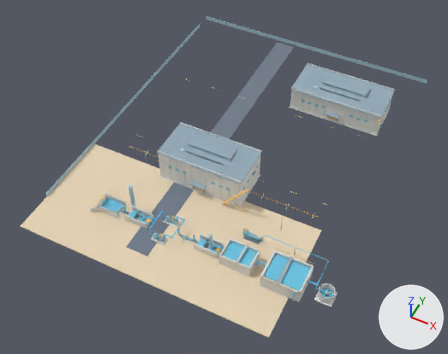
What one commit did to the glTF model examples/m1/assets/wastewater-plant/tiled/coarse/group-root-0-0-0.glb.
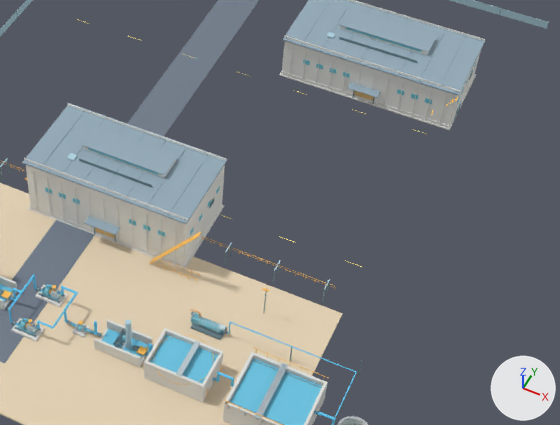
Each version is shown whole from a 50 mm camera at (98.5, -146.9, 164.7) aimed at (31.2, -12.4, -3.5), then close up on the part from 32% to 97% of the width and 19% to 81% of the height. The lights are fixed; the arrows at lower right show +X, +Y and +Z. The older version's two pictures come first. Vertices at exactly the same position are counted once.

Objects in the first close-up: 'render-batch-0', 'render-batch-1', 'render-batch-10', 'render-batch-12', 'render-batch-13', 'render-batch-17', 'render-batch-18', 'render-batch-2', 'render-batch-4', 'render-batch-5', 'render-batch-7', 'render-batch-8' and 6 more.
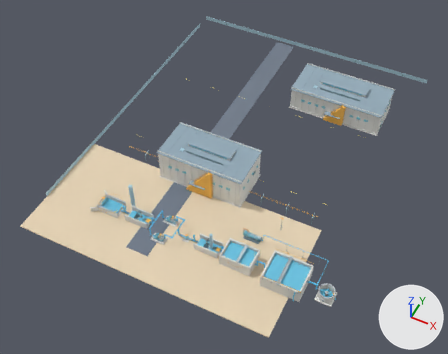
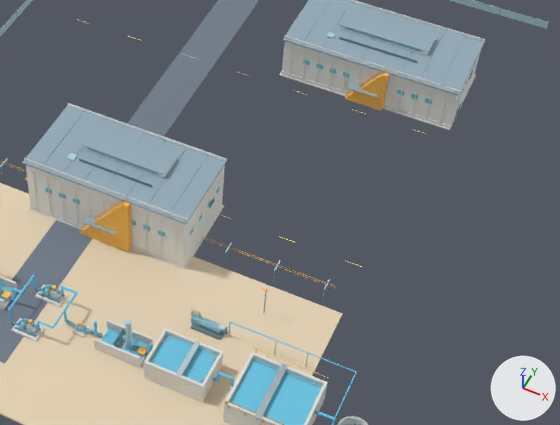
What differs and where, as boxes [x1, y1, x2, y2] in the close-ups (560 x 425 px):
'render-batch-18', reshaped: before [0, 97, 458, 425]; after [0, 67, 389, 425]
part 1 of me_mesh_18, deleted: before [150, 97, 458, 282]
part 2 of me_mesh_18, added (orange): after [80, 196, 132, 252]
part 3 of me_mesh_18, added (orange): after [345, 67, 389, 111]

The change in detail:
me_mesh_18 is used by ob_render_batch_18; location (0.0, 0.0, 0.0).
me_mesh_18 had 4158 vertices, 7328 faces and spanned x -5.0..84.5, y -50.6..28.6, z 0.2..12.3.
me_mesh_18 now has 4446 vertices, 8093 faces and spans x -5.0..84.5, y -50.6..29.4, z 0.2..13.3.
me_mesh_18 part 1: 76 loose pieces with 940 vertices, spanning x 37.9..75.0, y -27.2..28.6, z 0.3..12.3, are deleted.
me_mesh_18 part 2: 602 vertices added at x 23.5..33.3, y -26.3..-25.1, z 0.3..13.3.
me_mesh_18 part 3: 466 vertices added at x 53.6..61.2, y 28.2..29.4, z 0.3..10.3.
Other edits to the shape of me_mesh_18 do not show in these pictures.
